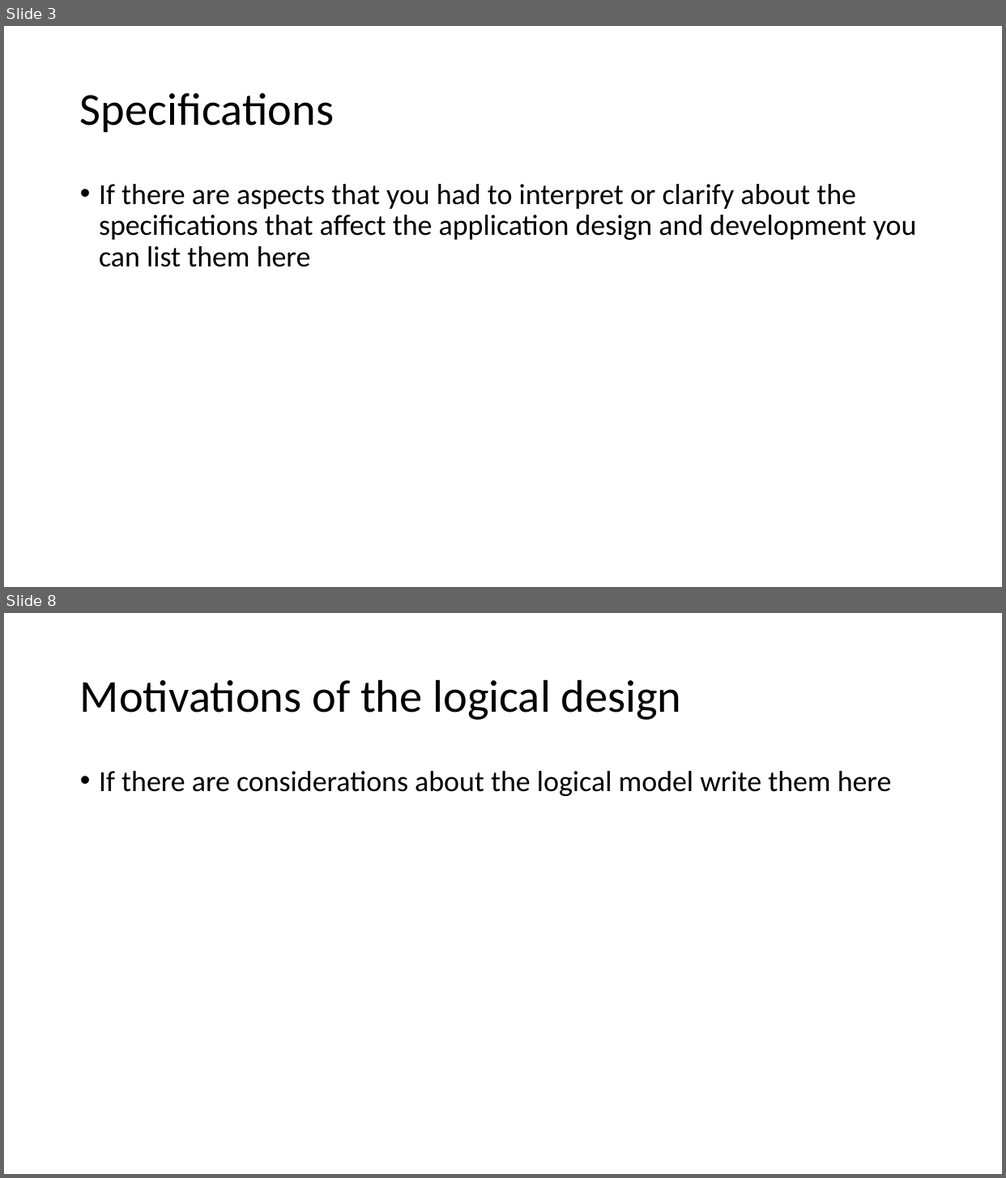
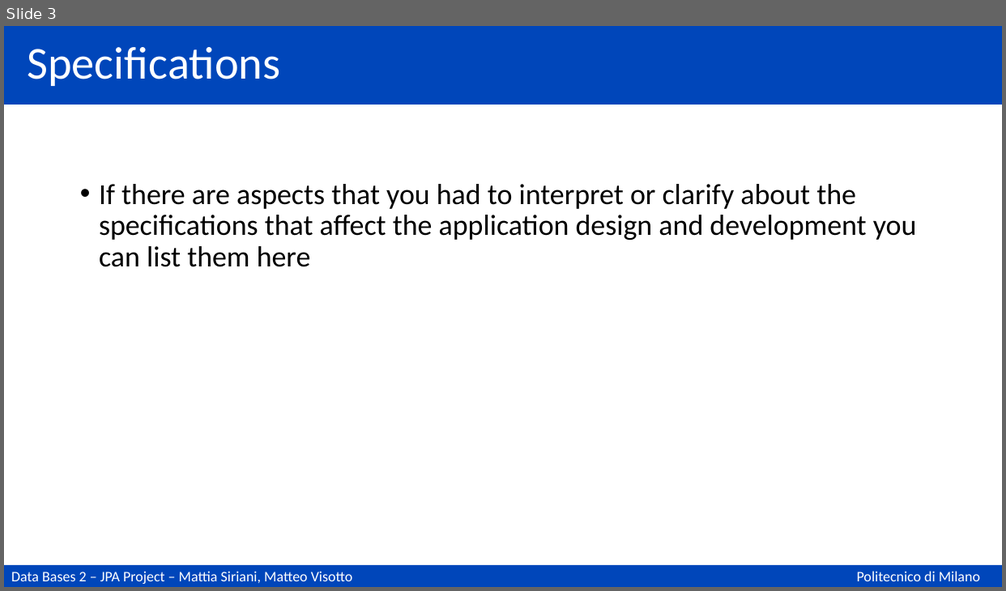
Before and after one commit to matteovisotto/DB2-SirianiVisotto, a slide deck: Documentation.pptx. Shown one above the other, each under a label of ours: slides 3 and 8 before the commit, slide 3 after it; the slides between them are not shown. The pictures are 1006x1178 and 1006x591 pixels, drawn with LibreOffice and Linux fonts; fonts in the diff are those of the drawing. Boxes give left, top, right and bottom in pixels: in the first picture for what was removed or moved away, otherwise in the second. Text is boxed around its words. In the diff, an @@ line names an element or a change of style, - is before the commit and + after.

```diff
--- a/Documentation.pptx
+++ b/Documentation.pptx
@@ slide 8 removed at [4,613,1002,1174], background #FFFFFF @@
@@ title removed at [80,679,682,720] @@
-Motivations of the logical design
@@ text removed at [99,771,892,796] @@
-• If there are considerations about the logical model write them here
@@ slide 3 changed as well @@
@@ rectangle added at [4,26,1002,105], fill #0046BA @@
@@ title "Specifications": place and size @@
-title "Specifications" at [80,93,334,132]
+title "Specifications" at [27,47,280,86]
@@ title "Specifications" at [27,47,280,86]: text colour #000000 to #FFFFFF @@
@@ rectangle added at [4,565,1002,587], fill #0046BA, 14 pt, text #FFFFFF @@
+Data Bases 2 – JPA Project – Mattia Siriani, Matteo Visotto
@@ text added at [857,571,980,582], 14 pt, text #FFFFFF @@
+Politecnico di Milano
```
Also in this commit, not shown: 83 other slides changed, 5 slides added, 5 other slides removed.
